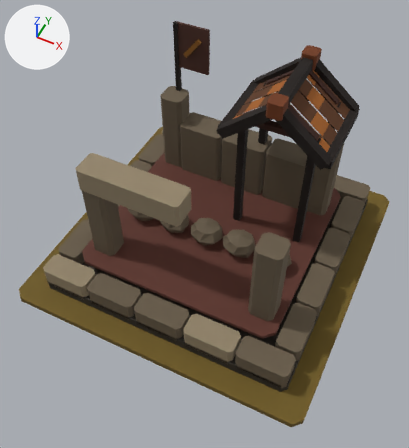
Renders of the glTF model art/sunken-chapel_t5/sunken-chapel_t5.glb from each side of a commit.
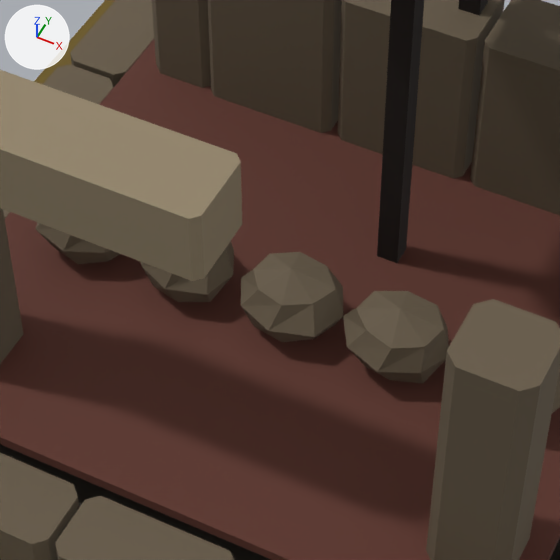
There are two pictures of each version: one whole from a camera (50 mm lens) standing at (1.27, -2.77, 3.69) and looking at (0.02, -0.27, 0.57), one close up on the part from 29% to 71% of the width and 31% to 70% of the height. The lights are fixed; the arrows at upper left show +X, +Y and +Z. The older version's two pictures come first.

Objects in the first close-up: 'MMR | sunken-chapel | T05 Architecture.001', 'MMR | sunken-chapel | Tier 05 Ground.001'.
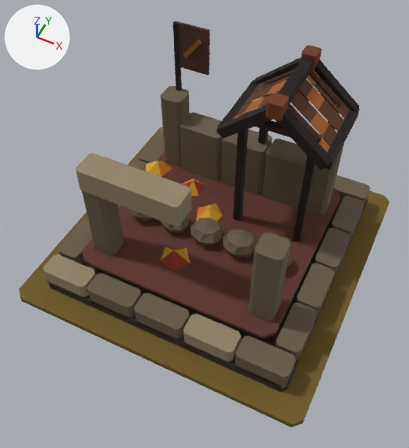
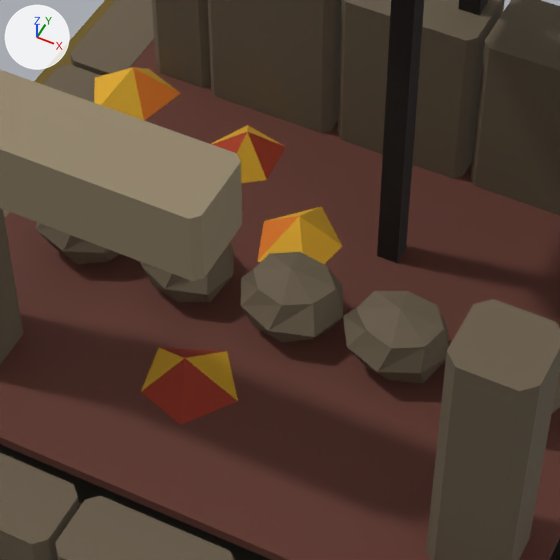
Where the change shows, as pixel boxes (x1, y1, x2, y2) in the close-ups (560 x 560 px):
'MMR | sunken-chapel | T05 Autumn Dressing.001', added: after (94, 67, 342, 425)

The change in detail:
Mesh me_mmr___sunken_chapel___t05_autumn_dressing_001 is new.
It has 24 vertices, 20 faces and spans x -0.87..0.012, y -0.591..0.453, z 0.245..0.345.
It uses material mat_mmr___shared_palette_atlas (picture img_mmr_shared_color_palette_64).
Object 'MMR | sunken-chapel | T05 Autumn Dressing.001' (ob_mmr___sunken_chapel___t05_autumn_dressing_001) is new; it shows me_mmr___sunken_chapel___t05_autumn_dressing_001.
Its location is (0.0, 0.0, 0.05).
